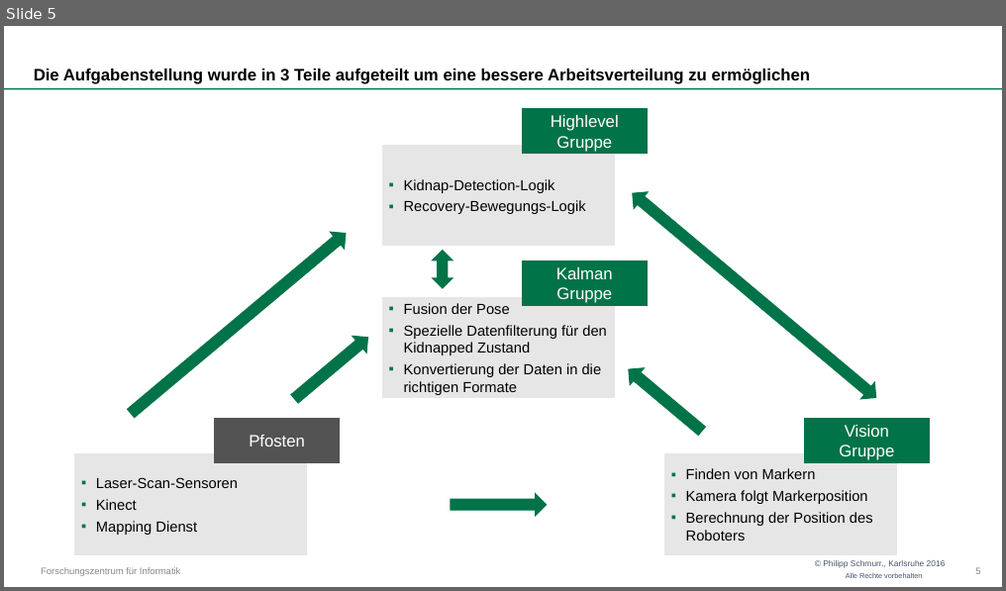
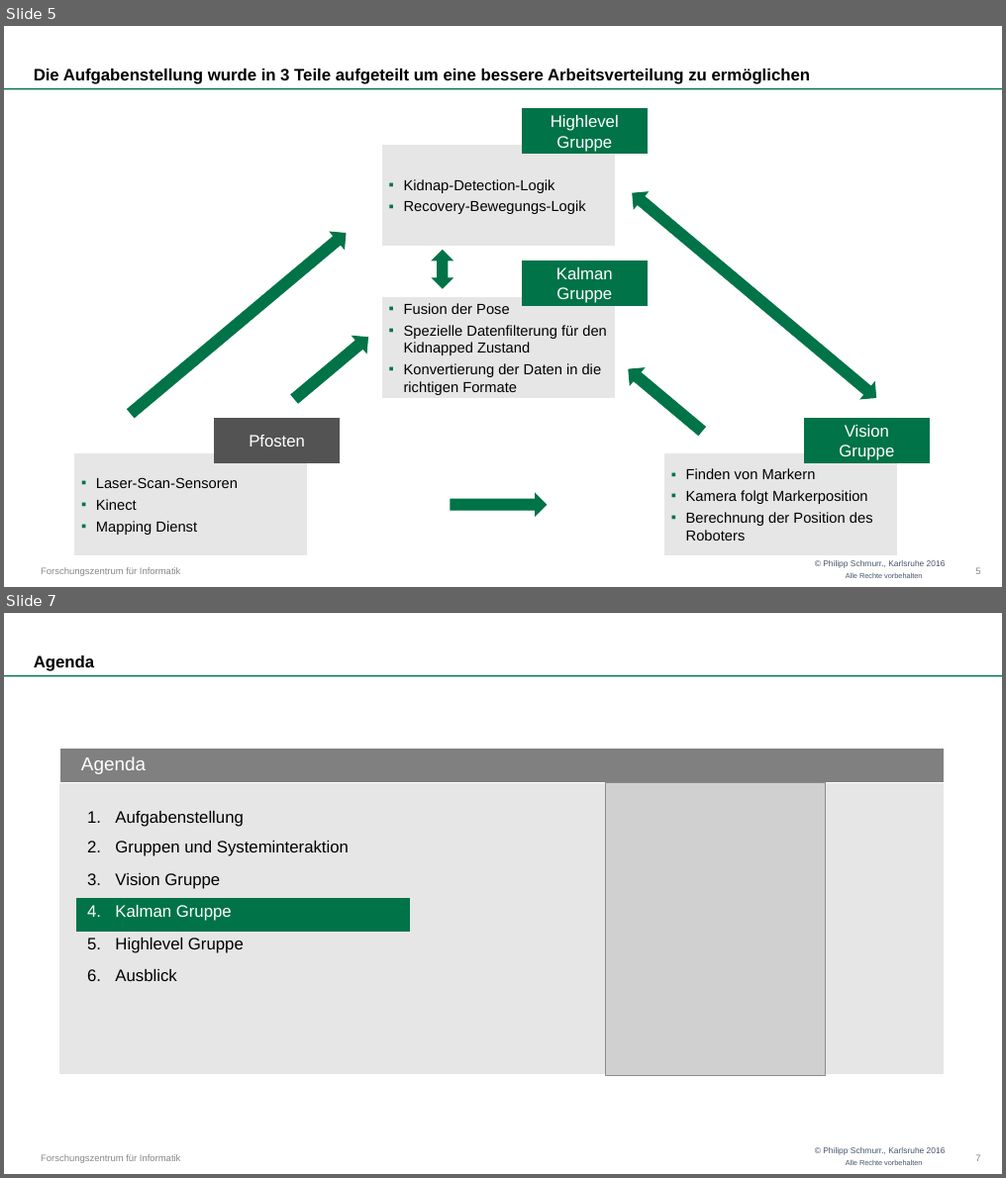
Before and after one commit to OtonoKakuei/robprak1516-documentation, a slide deck: robprak1516-presentation.pptx. Shown one above the other, each under a label of ours: slide 5 before the commit, slides 5 and 7 after it; the slides between them are not shown. The pictures are 1006x591 and 1006x1178 pixels, drawn with LibreOffice and Linux fonts; fonts in the diff are those of the drawing; grey boxes stand for pictures; background and template pictures are left out. Boxes give left, top, right and bottom in pixels: in the first picture for what was removed or moved away, otherwise in the second. Text is boxed around its words. In the diff, an @@ line names an element or a change of style, - is before the commit and + after.

Commit message:
Updated kalman and general presentation. Kalman data already included in main presentation

```diff
--- a/robprak1516-presentation.pptx
+++ b/robprak1516-presentation.pptx
@@ slide 7 added at (4, 613, 1002, 1174), background #FFFFFF; not listed: 4 template elements that a slide beside it also shows @@
@@ title added at (34, 656, 94, 671), 16 pt, text #000000, bold @@
+Agenda
@@ rectangle added at (60, 750, 944, 781), fill #808080, outline #808080 1 pt, 18 pt, text #FFFFFF @@
+Agenda
@@ rectangle added at (60, 783, 944, 1074), fill #E7E6E6, outline #E7E6E6 1.5 pt @@
@@ picture added at (605, 782, 826, 1075) @@
@@ text added at (115, 811, 349, 981), 16 pt, text #000000 @@
+1. Aufgabenstellung
+2. Gruppen und Systeminteraktion
+3. Vision Gruppe
+4. Kalman Gruppe
+5. Highlevel Gruppe
+6. Ausblick
@@ rectangle added at (77, 899, 409, 931), fill #007348, outline #007348 1.5 pt @@
@@ page number added at (975, 1155, 980, 1161), 9 pt, text #868889 @@
+7
```
Also in this commit, not shown: 2 slides changed, 14 other slides added, 1 other file.
